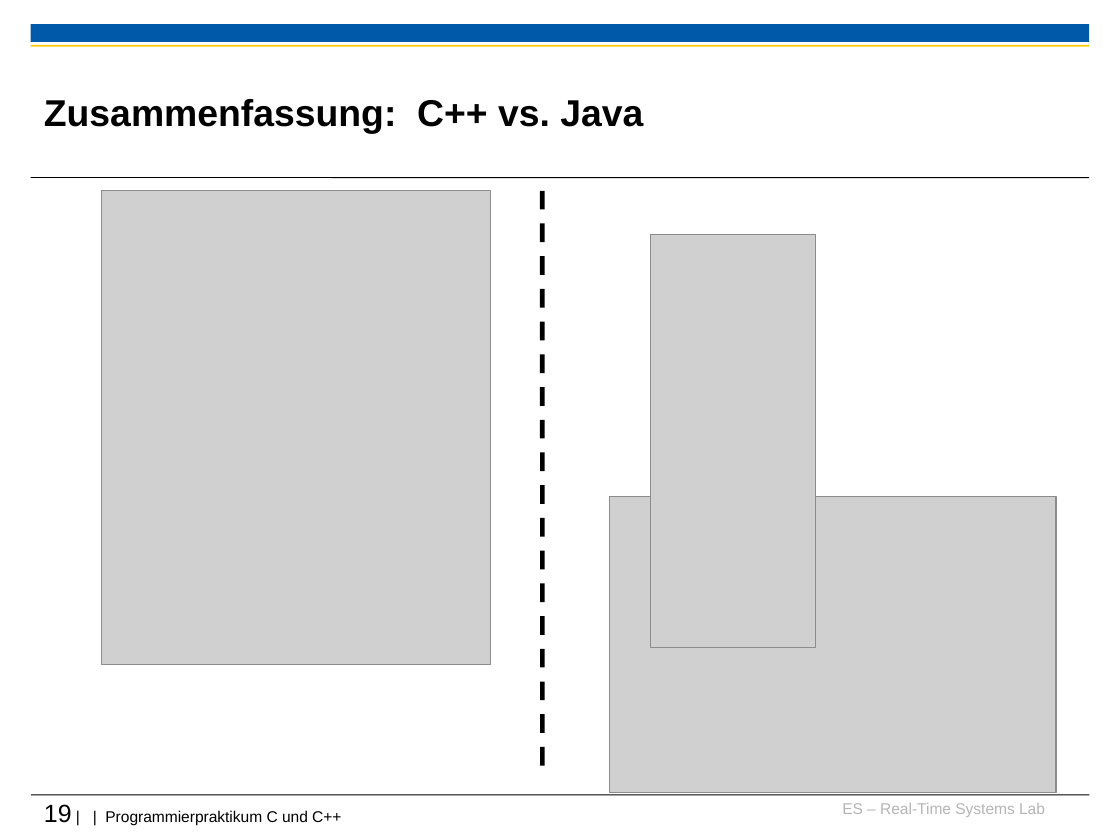
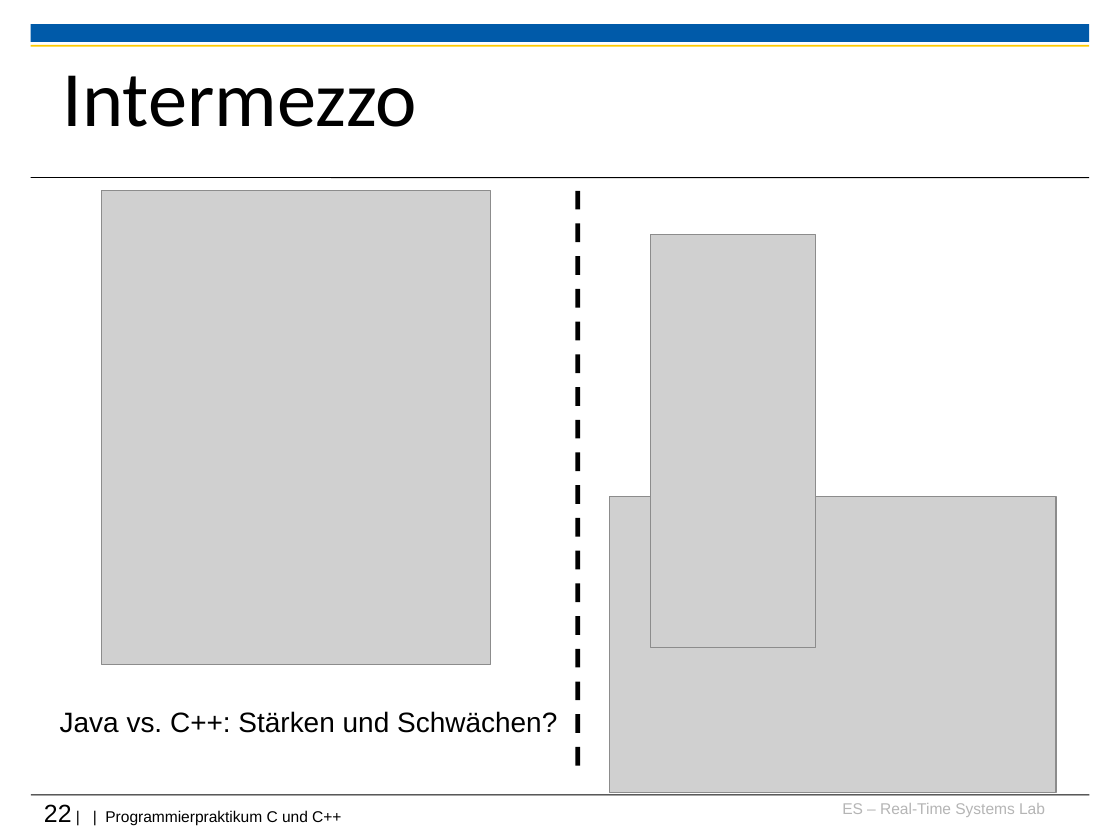
Before and after one commit to h82k/tud-cppp, a slide deck: slide 22 of Vorlesung/1 Einführung_F19.ppt (slide 19 before the commit). Drawn at 1120x840 pixels with LibreOffice and Linux fonts; fonts in the diff are those of the drawing; grey boxes stand for pictures; background and template pictures are left out. Boxes give left, top, right and bottom in pixels: in the first picture for what was removed or moved away, otherwise in the second. Text is boxed around its words. In the diff, an @@ line names an element or a change of style, - is before the commit and + after.

```diff
--- a/Vorlesung/1 Einführung_F19.ppt
+++ b/Vorlesung/1 Einführung_F19.ppt
@@ text added at bbox=[63, 75, 417, 127], 50.4 pt, text #000000 @@
+Intermezzo
@@ title removed at bbox=[44, 99, 643, 133] @@
-Zusammenfassung: C++ vs. Java
@@ line moved from (542, 190) - (542, 778) to (578, 190) - (578, 778) @@
@@ text added at bbox=[60, 711, 557, 733], 18 pt, text #000000 @@
+Java vs. C++: Stärken und Schwächen?
@@ text at bbox=[44, 804, 341, 825]: text changed @@
-19 | | Programmierpraktikum C und C++
+22 | | Programmierpraktikum C und C++
```
Also in this commit, not shown: 1 other slide changed, 3 slides added, 4 other files.
